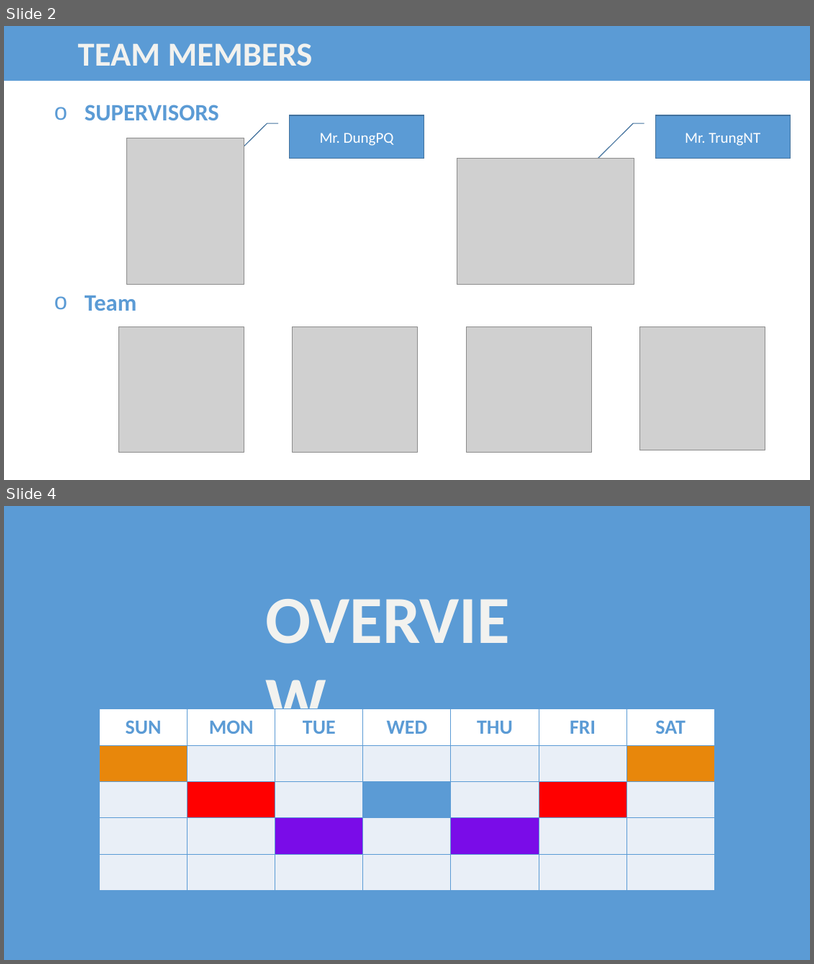
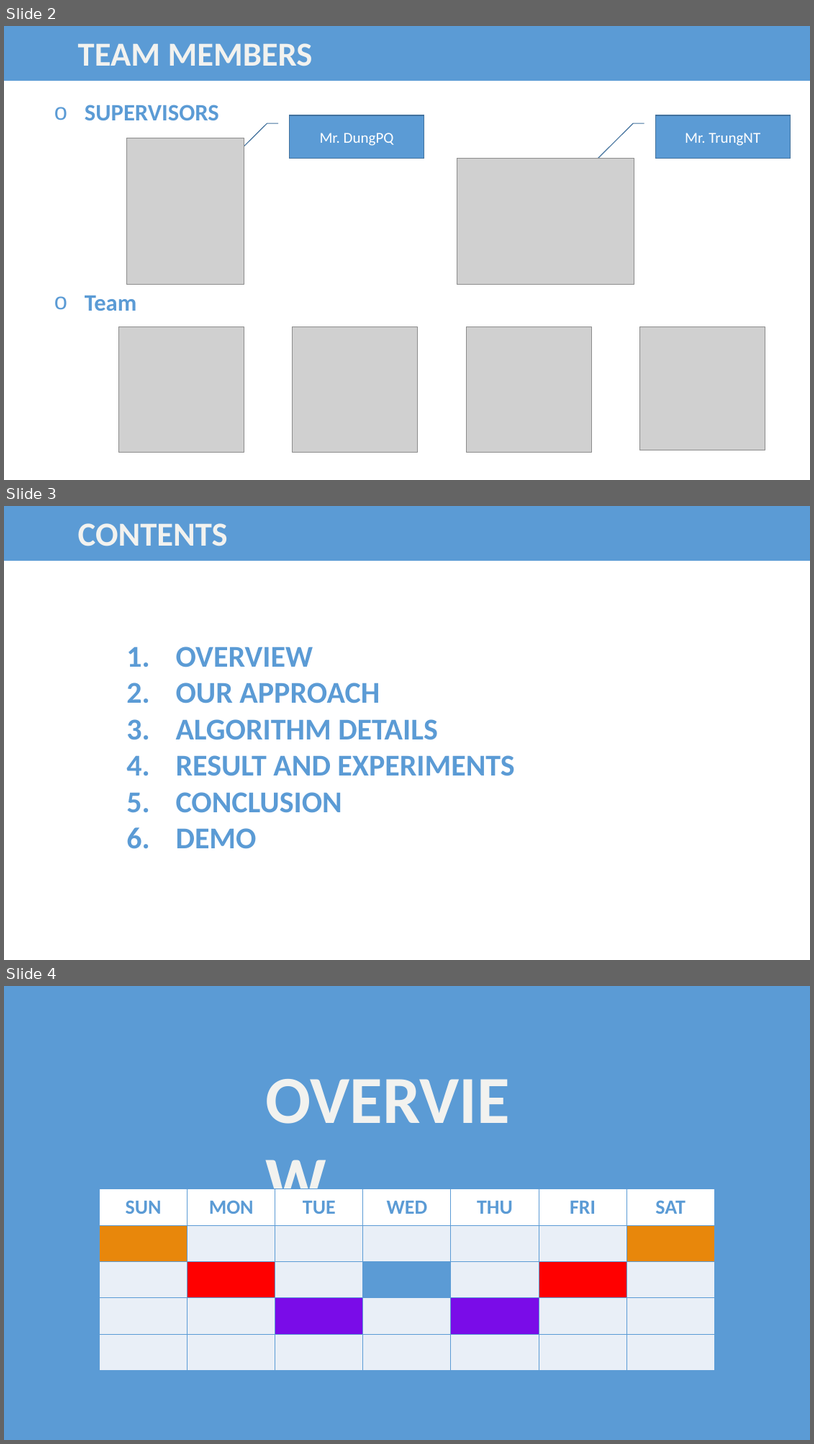
Before and after one commit to bee-lullaby/FinalProject, a slide deck: Documents/demo Presentation.pptx. Shown one above the other, each under a label of ours: slides 2 and 4 before the commit, slides 2, 3 and 4 after it; the slides between them are not shown. The pictures are 814x964 and 814x1444 pixels, drawn with LibreOffice and Linux fonts; fonts in the diff are those of the drawing; grey boxes stand for pictures. Boxes give left, top, right and bottom in pixels: in the first picture for what was removed or moved away, otherwise in the second. Text is boxed around its words. In the diff, an @@ line names an element or a change of style, - is before the commit and + after.

```diff
--- a/Documents/demo Presentation.pptx
+++ b/Documents/demo Presentation.pptx
@@ slide 3 added at bbox=[4, 506, 810, 960], background #FFFFFF @@
@@ right arrow added at bbox=[4, 506, 810, 589], fill #5B9BD5, 40 pt, text #F2F2EF, bold @@
+CONTENTS
@@ text added at bbox=[176, 646, 514, 849], 36 pt, text #5B9BD5, bold @@
+1. OVERVIEW
+2. OUR APPROACH
+3. ALGORITHM DETAILS
+4. RESULT AND EXPERIMENTS
+5. CONCLUSION
+6. DEMO
```
Also in this commit, not shown: 1 slide changed, 7 other slides added, 1 slide removed, 1 other file.
